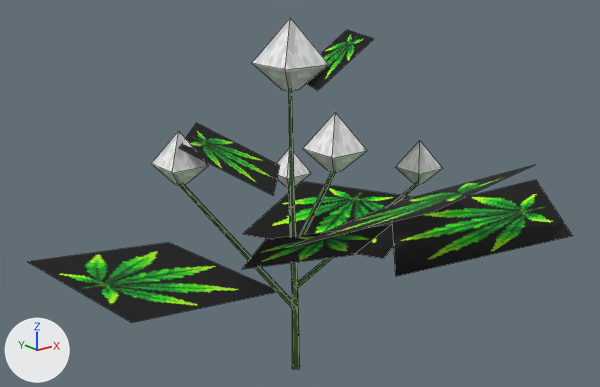
Renders of the OBJ model src/main/resources/assets/stonedew/models/block/plants/plant_3_1_1_lod.obj from each side of a commit.
One viewpoint serves both versions: a 50 mm camera at (-0.711, -2.031, 1.088) aimed at (0.501, -0.516, 0.482). Lighting does not change. The marker at lower left points along +X, +Y and +Z. The older version comes first. Mesh edges are drawn as thin lines. Where no turn or scale is listed for an object, it has been applied to the vertices.

In view in the first picture: 'model'.
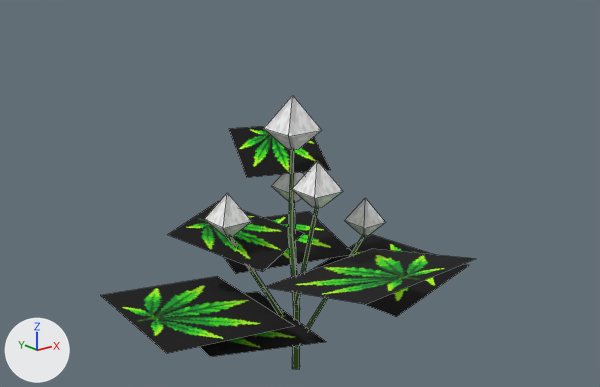
The change, as a diff of the scene's bpy script:
```diff
--- a/src/main/resources/assets/stonedew/models/block/plants/plant_3_1_1_lod.obj.py
+++ b/src/main/resources/assets/stonedew/models/block/plants/plant_3_1_1_lod.obj.py
@@ me_model @@
 # used by ob_model
-me_model.from_pydata(...)  # 129 vertices, 75 faces; spans x -0.11..1.126, y -1.079..0.013, z -0.001..0.908
+me_model.from_pydata(...)  # 129 vertices, 75 faces; spans x 0.044..0.946, y -0.944..-0.074, z -0.001..0.728
+# me_model part 1: the loose piece of 8 vertices spanning x 0.407..0.492, y -0.749..-0.506, z 0.327..0.609 is multiplied about its middle by the matrix ((0.891, 0.035, 0.11), (-0.063, 0.864, 0.237), (-0.096, -0.243, 0.859)), then moved by (0.018, 0.045, -0.125)
+# me_model part 2: the loose piece of 9 vertices spanning x 0.394..0.519, y -0.598..-0.473, z 0.745..0.908 is scaled about its middle by 0.78, then moved by (0.015, 0.011, -0.162)
+# me_model part 3: the loose piece of 9 vertices spanning x 0.184..0.281, y -0.454..-0.358, z 0.531..0.656 is scaled about its middle by 0.857, then moved by (0.108, -0.032, -0.153)
+# me_model part 4: the loose piece of 9 vertices spanning x 0.781..0.867, y -0.646..-0.56, z 0.469..0.581 is scaled about its middle by 0.87, then moved by (-0.139, 0.05, -0.132)
+# me_model part 5: the loose piece of 9 vertices spanning x 0.363..0.459, y -0.793..-0.697, z 0.606..0.731 is scaled about its middle by 0.857, then moved by (0.033, 0.096, -0.121)
+# me_model part 6: the loose piece of 9 vertices spanning x 0.642..0.728, y -0.284..-0.198, z 0.4..0.512 is scaled about its middle by 0.957, then moved by (-0.09, -0.129, 0.004)
+# me_model part 7: 72 of 129 vertices moved; they spanned x -0.11..1.126, y -1.079..0.013, z 0.127..0.866 and now span x 0.044..0.946, y -0.944..-0.074, z 0.058..0.619; mean shift (-0.024, 0.034, -0.115); largest move (1.126, -0.75, 0.456) -> (0.908, -0.346, 0.234)
 me_model.materials.append(mat_stem)
```

Location of each change, [x1, y1, x2, y2] in pixels of the pictures (600 x 387 px; the box of a moved part takes in the faces that stretch with it):
'model', reshaped (31% narrower, 22% shorter)
    before: [29, 18, 573, 369]
    after: [100, 95, 475, 370]
part 1 of me_model, moved or reshaped
    before: [300, 172, 336, 235]
    after: [295, 208, 318, 304]
part 2 of me_model, moved or reshaped
    before: [252, 18, 329, 91]
    after: [264, 95, 321, 150]
part 3 of me_model, moved or reshaped
    before: [151, 131, 209, 185]
    after: [204, 193, 251, 237]
part 4 of me_model, moved or reshaped
    before: [396, 141, 443, 184]
    after: [344, 198, 385, 236]
part 5 of me_model, moved or reshaped
    before: [303, 113, 367, 172]
    after: [292, 161, 343, 208]
part 6 of me_model, moved or reshaped
    before: [276, 148, 311, 188]
    after: [271, 173, 304, 202]
part 7 of me_model, moved or reshaped
    before: [29, 30, 573, 363]
    after: [100, 126, 475, 363]
